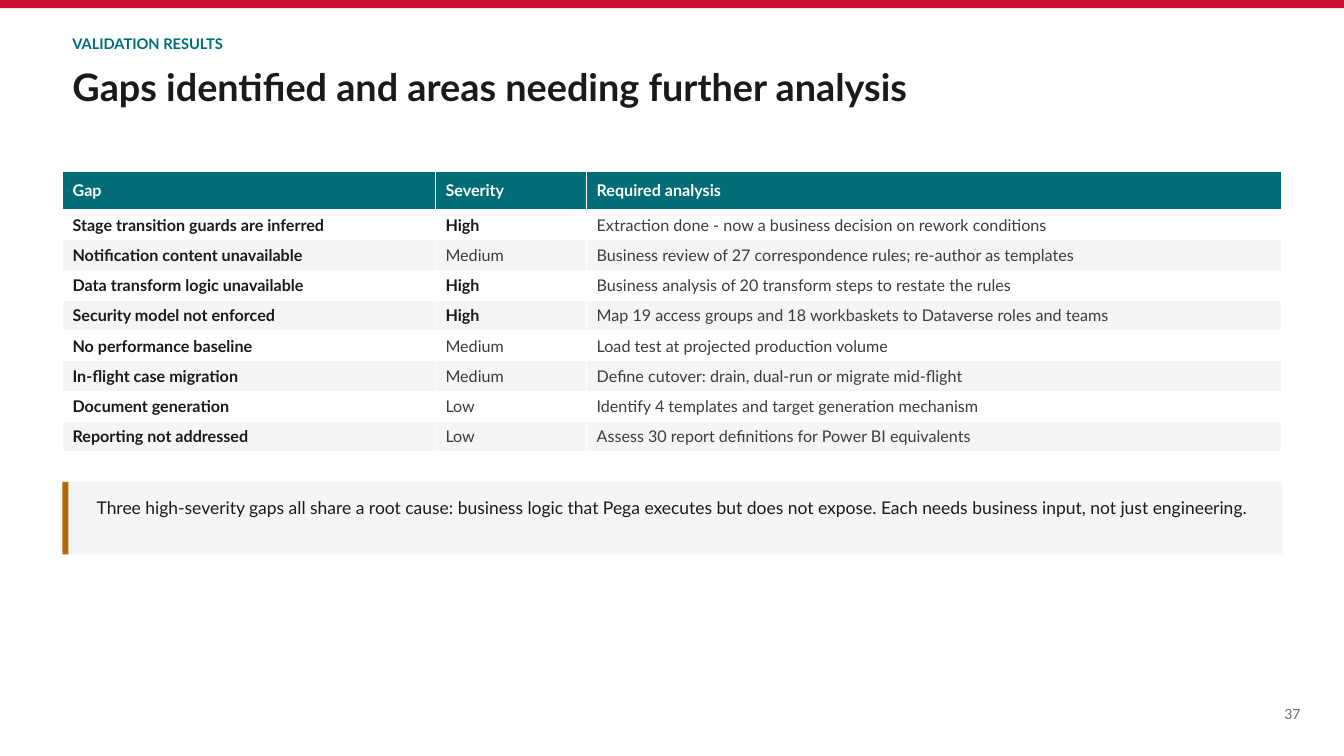
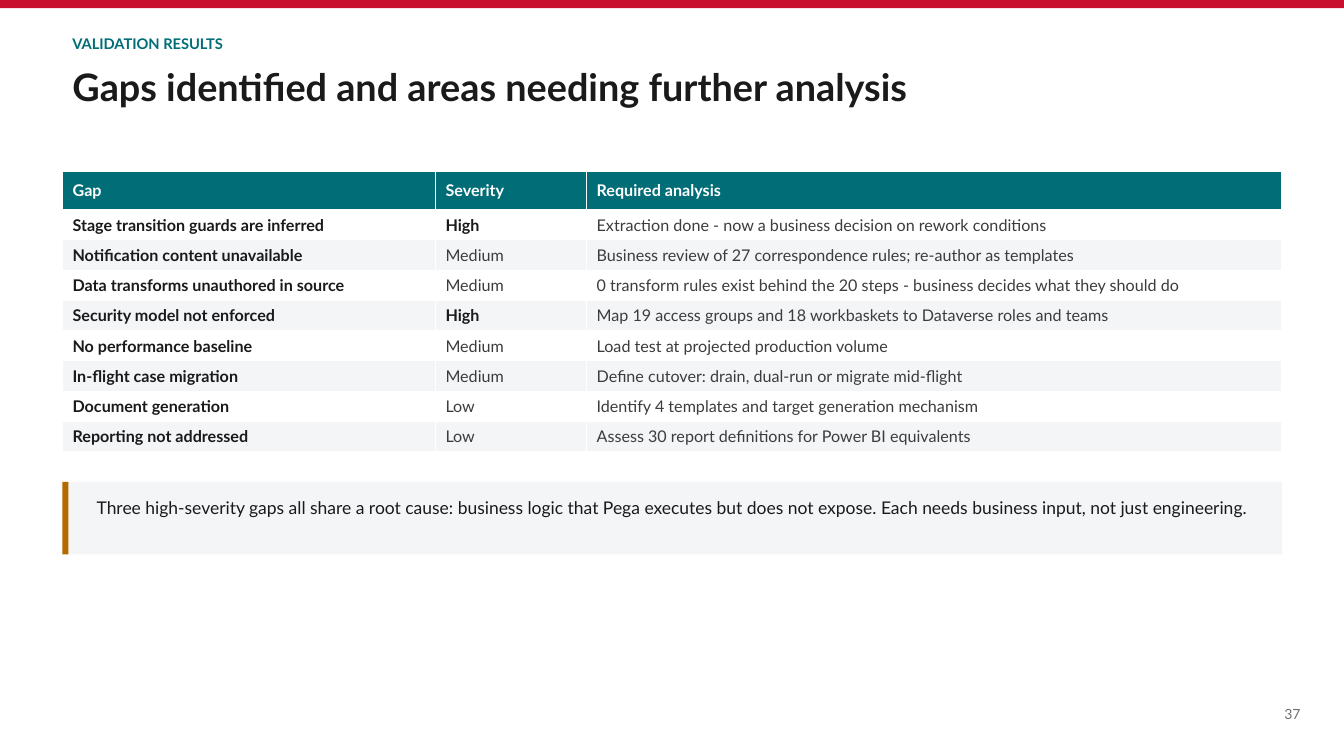
Before and after one commit to parclarke/LDD, a slide deck: slide 37 of lending-due-diligence-app/docs/Pega-to-PowerPlatform-Migration-PoC.pptx. Drawn at 1344x756 pixels with LibreOffice and Linux fonts; fonts in the diff are those of the drawing. Boxes give left, top, right and bottom in pixels: in the first picture for what was removed or moved away, otherwise in the second. Text is boxed around its words. In the diff, an @@ line names an element or a change of style, - is before the commit and + after.

```diff
--- a/lending-due-diligence-app/docs/Pega-to-PowerPlatform-Migration-PoC.pptx
+++ b/lending-due-diligence-app/docs/Pega-to-PowerPlatform-Migration-PoC.pptx
@@ table at bbox=[63, 171, 1282, 452] @@
-row 4: Data transform logic unavailable | High | Business analysis of 20 transform steps to restate the rules
+row 4: Data transforms unauthored in source | Medium | 0 transform rules exist behind the 20 steps - business decides what they should do
```
Also in this commit, not shown: 2 other slides changed, 3 other files.
